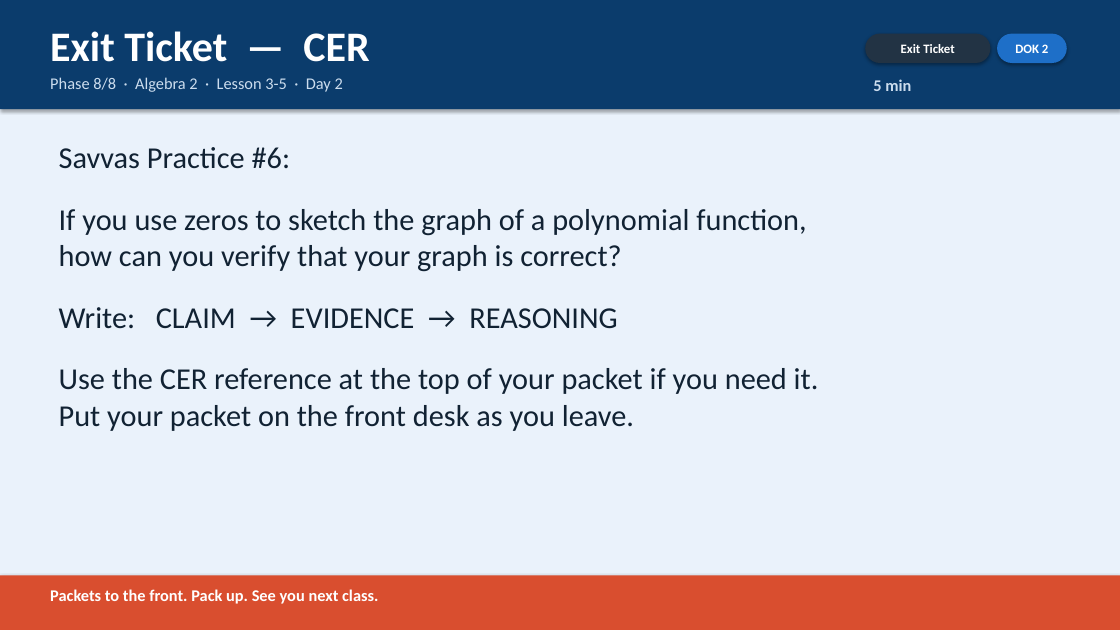
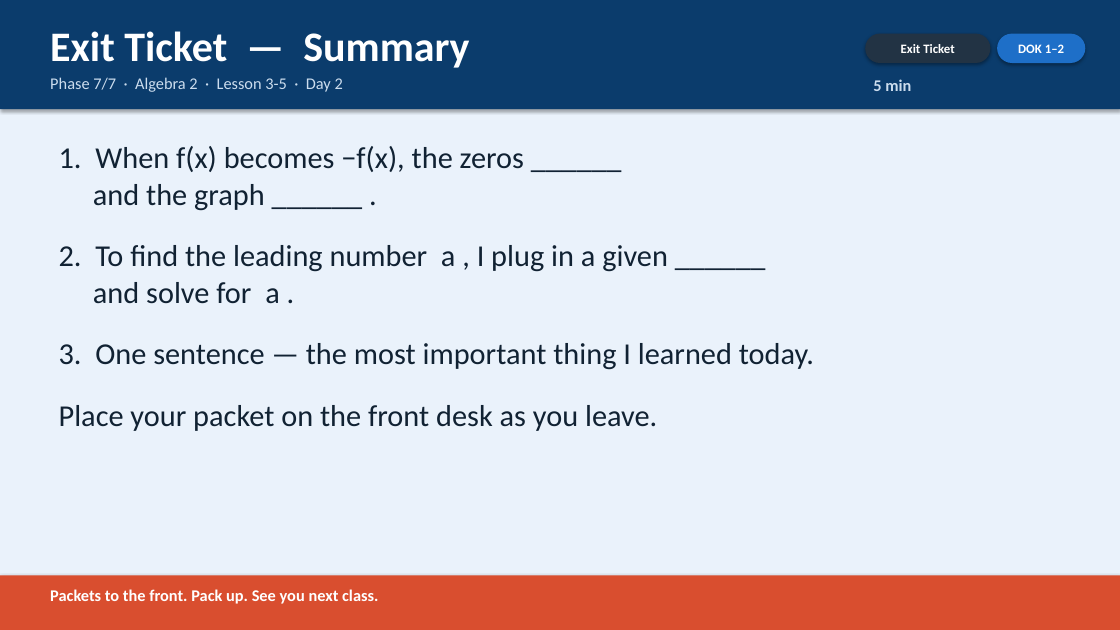
Before and after one commit to robjohncolson/Lesson_planning, a slide deck: slide 8 of Day_2_Slides.pptx (slide 9 before the commit). Drawn at 1120x630 pixels with LibreOffice and Linux fonts; fonts in the diff are those of the drawing. Boxes give left, top, right and bottom in pixels: in the first picture for what was removed or moved away, otherwise in the second. Text is boxed around its words. In the diff, an @@ line names an element or a change of style, - is before the commit and + after.

```diff
--- a/Day_2_Slides.pptx
+++ b/Day_2_Slides.pptx
@@ text at <box>50,31,469,68</box>: text changed @@
-Exit Ticket — CER
+Exit Ticket — Summary
@@ rounded rectangle "DOK 1–2": place and size @@
-rounded rectangle "DOK 1–2" at <box>997,34,1067,63</box>
+rounded rectangle "DOK 1–2" at <box>997,34,1086,63</box>
@@ text in rounded rectangle at <box>1018,44,1064,53</box>: text changed @@
-DOK 2
+DOK 1–2
@@ text at <box>50,77,343,92</box>: text changed @@
-Phase 8/8 · Algebra 2 · Lesson 3-5 · Day 2
+Phase 7/7 · Algebra 2 · Lesson 3-5 · Day 2
@@ text at <box>59,146,814,431</box>: text changed @@
-Savvas Practice #6:
-If you use zeros to sketch the graph of a polynomial function,
-how can you verify that your graph is correct?
-Write: CLAIM → EVIDENCE → REASONING
-Use the CER reference at the top of your packet if you need it.
-Put your packet on the front desk as you leave.
+1. When f(x) becomes −f(x), the zeros ______
+and the graph ______ .
+2. To find the leading number a , I plug in a given ______
+and solve for a .
+3. One sentence — the most important thing I learned today.
+Place your packet on the front desk as you leave.
```
Also in this commit, not shown: 8 other slides changed, 1 slide removed, 22 other files.
